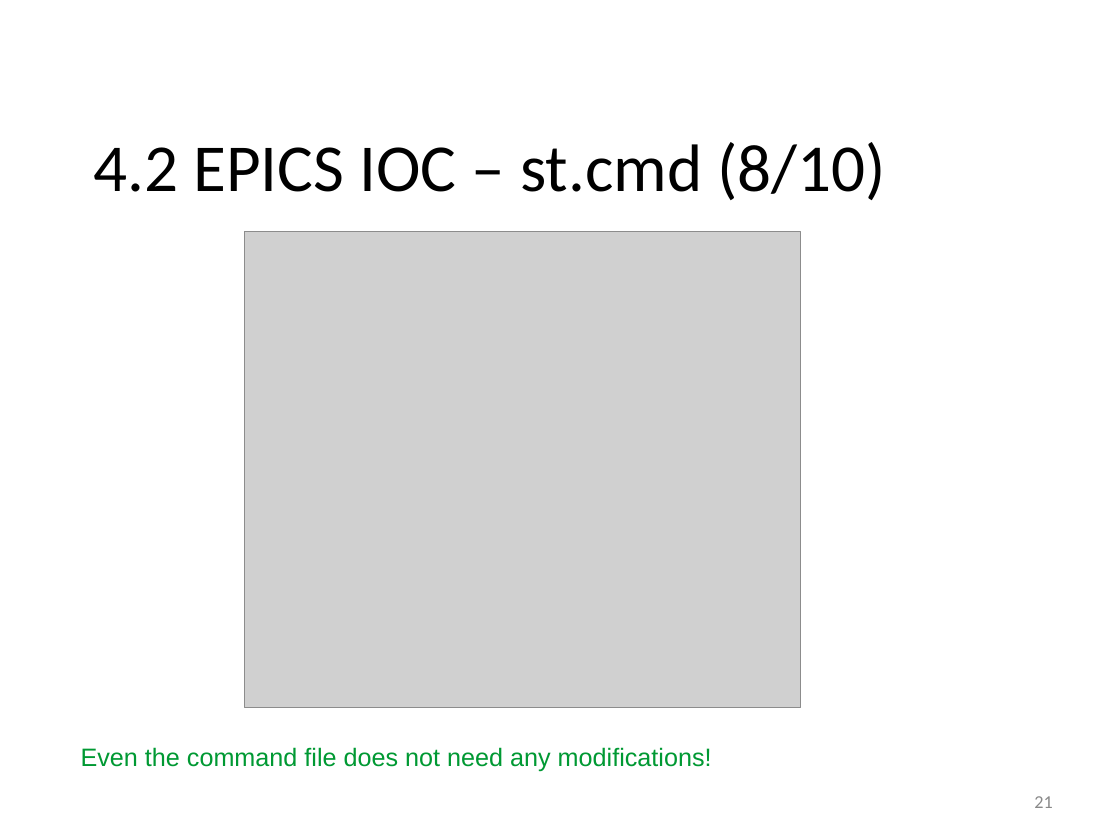
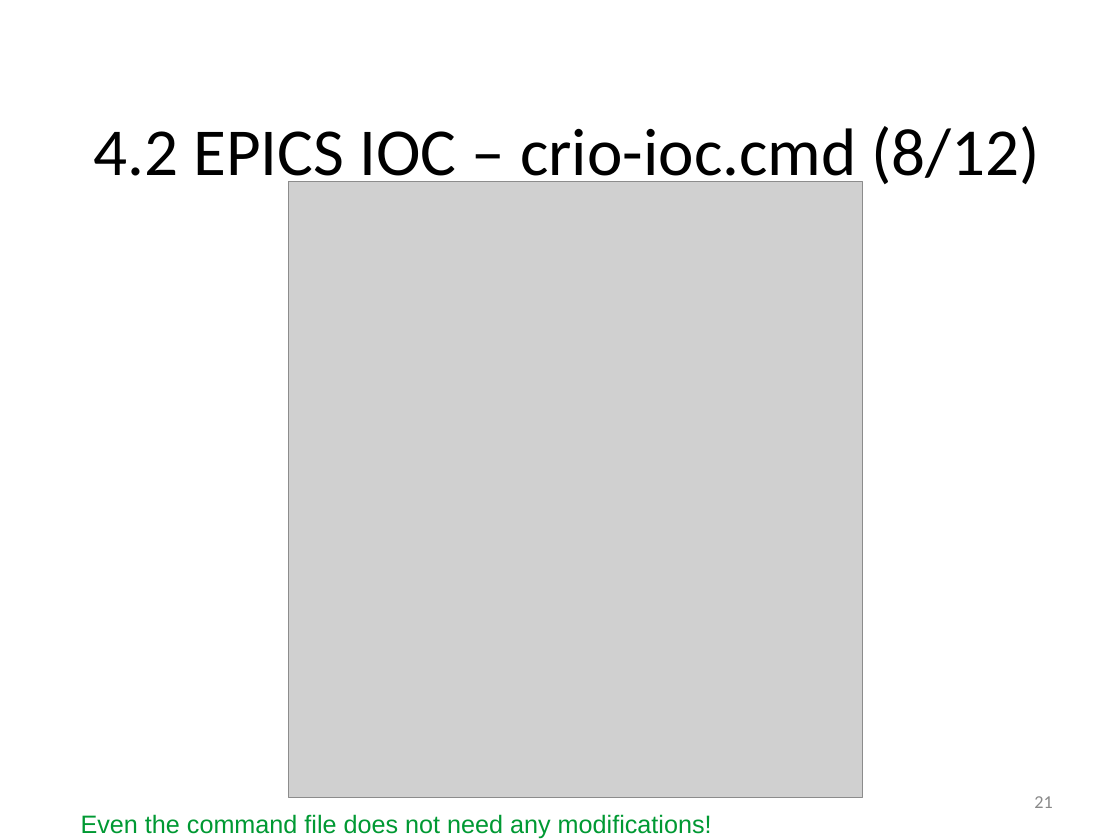
Before and after one commit to lnls-sol/project-nheengatu, a slide deck: slide 21 of docs/CRIO-EPICs-integration.odp. Drawn at 1120x840 pixels with LibreOffice and Linux fonts; fonts in the diff are those of the drawing; grey boxes stand for pictures; background and template pictures are left out. Boxes give left, top, right and bottom in pixels: in the first picture for what was removed or moved away, otherwise in the second. Text is boxed around its words. In the diff, an @@ line names an element or a change of style, - is before the commit and + after.

```diff
--- a/docs/CRIO-EPICs-integration.odp
+++ b/docs/CRIO-EPICs-integration.odp
@@ text at (93,126,1041,192): text changed @@
-4.2 EPICS IOC – st.cmd (8/10)
+4.2 EPICS IOC – crio-ioc.cmd (8/12)
@@ picture: place and size @@
-picture at (245,232,801,708)
+picture at (289,181,863,797)
@@ text "Even the command file does ...": place and size @@
-text "Even the command file does ..." at (81,747,712,772)
+text "Even the command file does ..." at (81,814,712,839)
```
Also in this commit, not shown: 14 other slides changed, 5 slides added, 1 slide removed, 1 other file.
